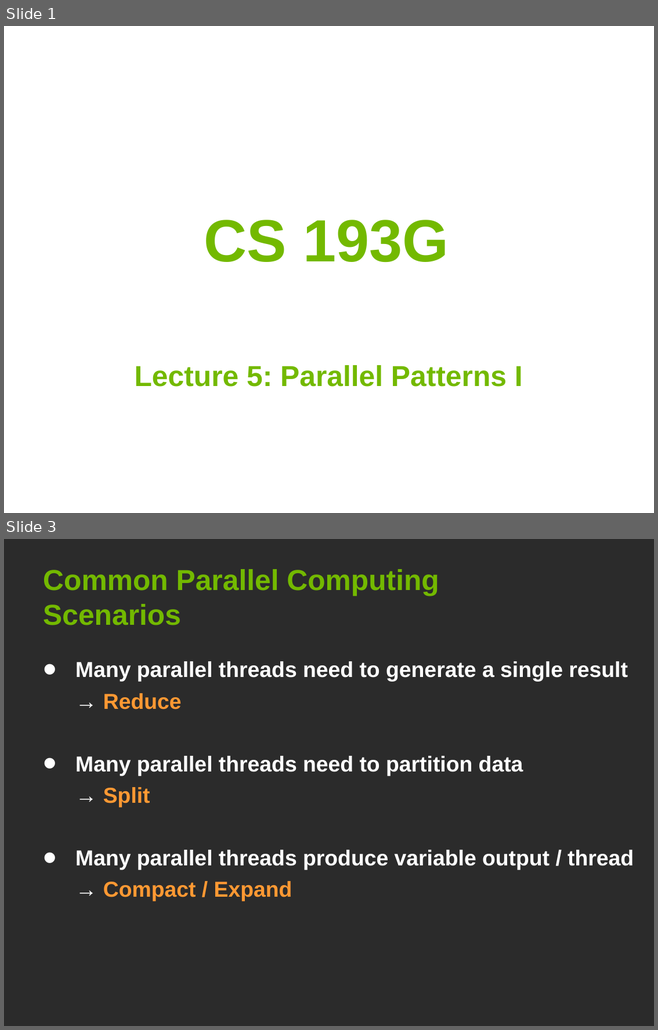
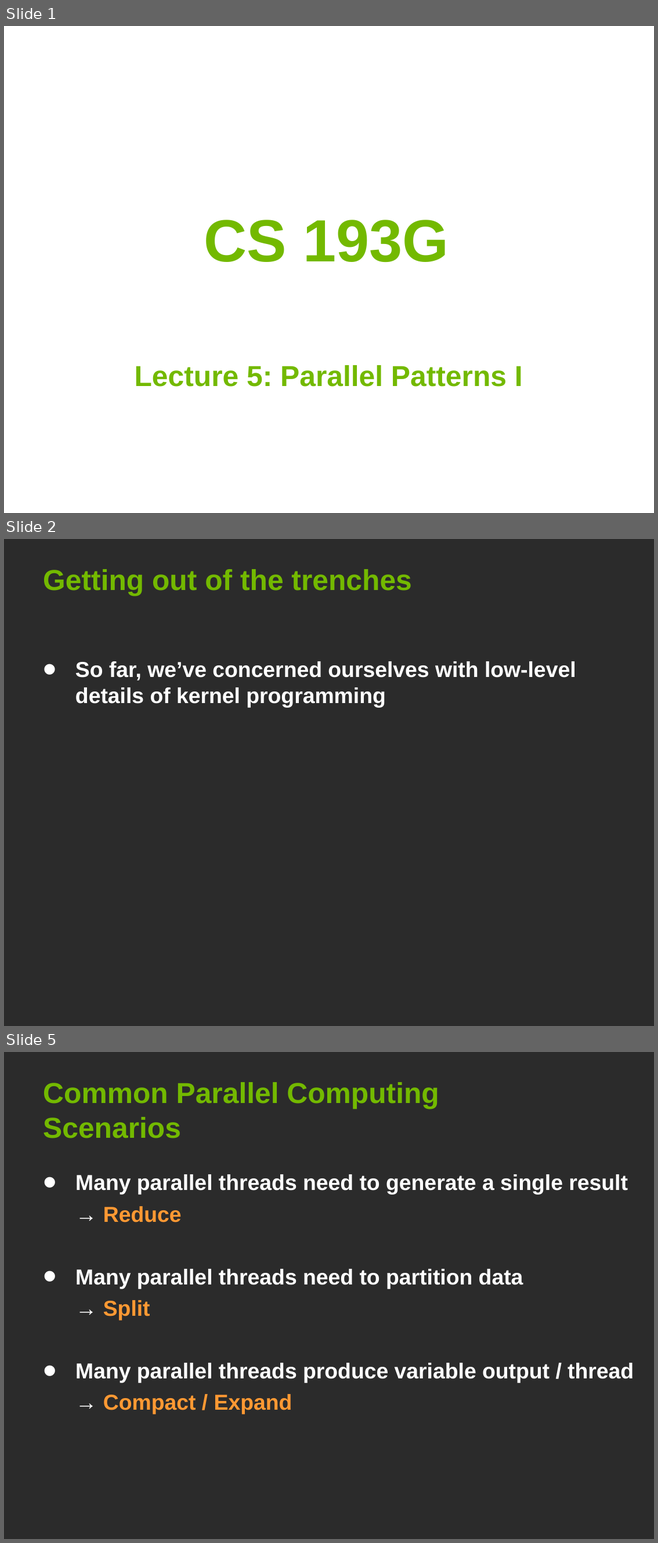
Before and after one commit to jaredhoberock/stanford-cs193g-sp2010, a slide deck: lectures/lecture_6/parallel_patterns_1.ppt. Shown one above the other, each under a label of ours: slides 1 and 3 before the commit, slides 1, 2 and 5 after it; the slides between them are not shown. The pictures are 658x1030 and 658x1543 pixels, drawn with LibreOffice and Linux fonts; fonts in the diff are those of the drawing; background and template pictures are left out; a plain dark background stands for a picture behind light text. Boxes give left, top, right and bottom in pixels: in the first picture for what was removed or moved away, otherwise in the second. Text is boxed around its words. In the diff, an @@ line names an element or a change of style, - is before the commit and + after.

```diff
--- a/lectures/lecture_6/parallel_patterns_1.ppt
+++ b/lectures/lecture_6/parallel_patterns_1.ppt
@@ slide 2 added at [4,539,654,1026], background picture (left out) @@
@@ title added at [43,569,411,596], 32 pt, text #73B900, bold @@
+Getting out of the trenches
@@ text added at [75,661,576,708], 24 pt, text #FFFFFF, bold @@
+• So far, we’ve concerned ourselves with low-level details of kernel programming
@@ what was slide 3 is now slide 5 @@
```
Also in this commit, not shown: 9 slides changed, 1 other slide added.
